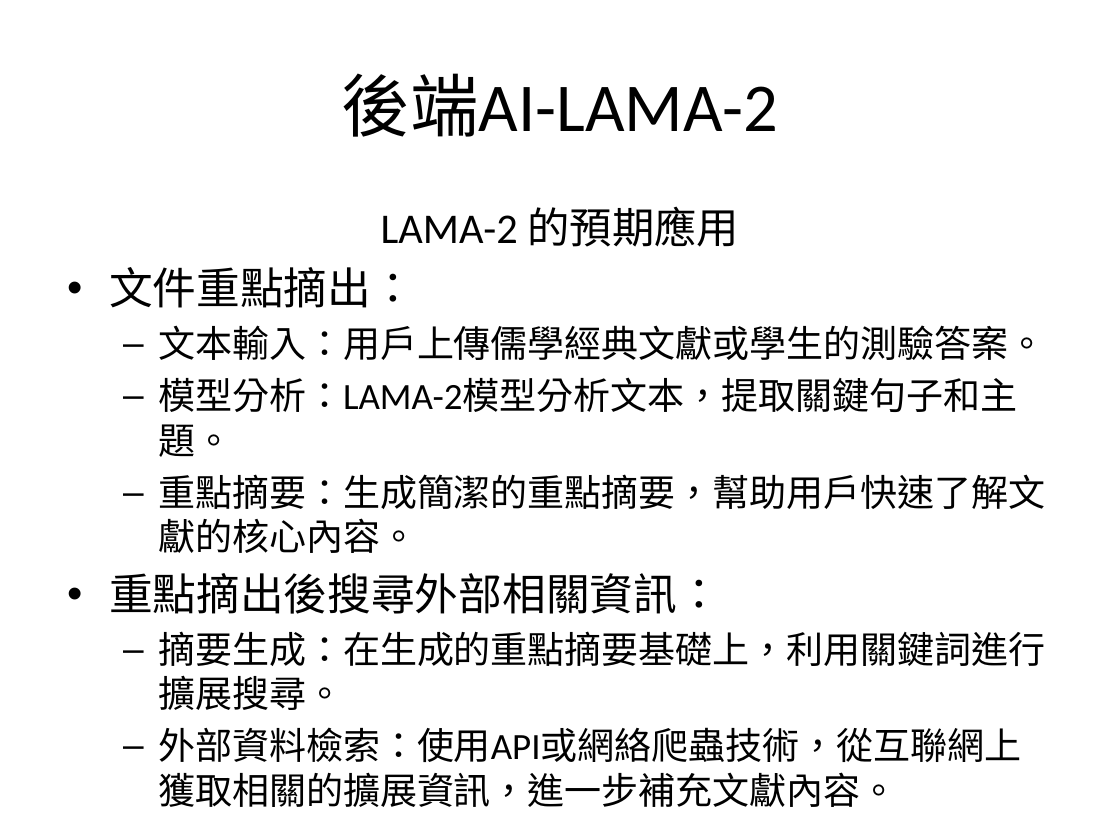
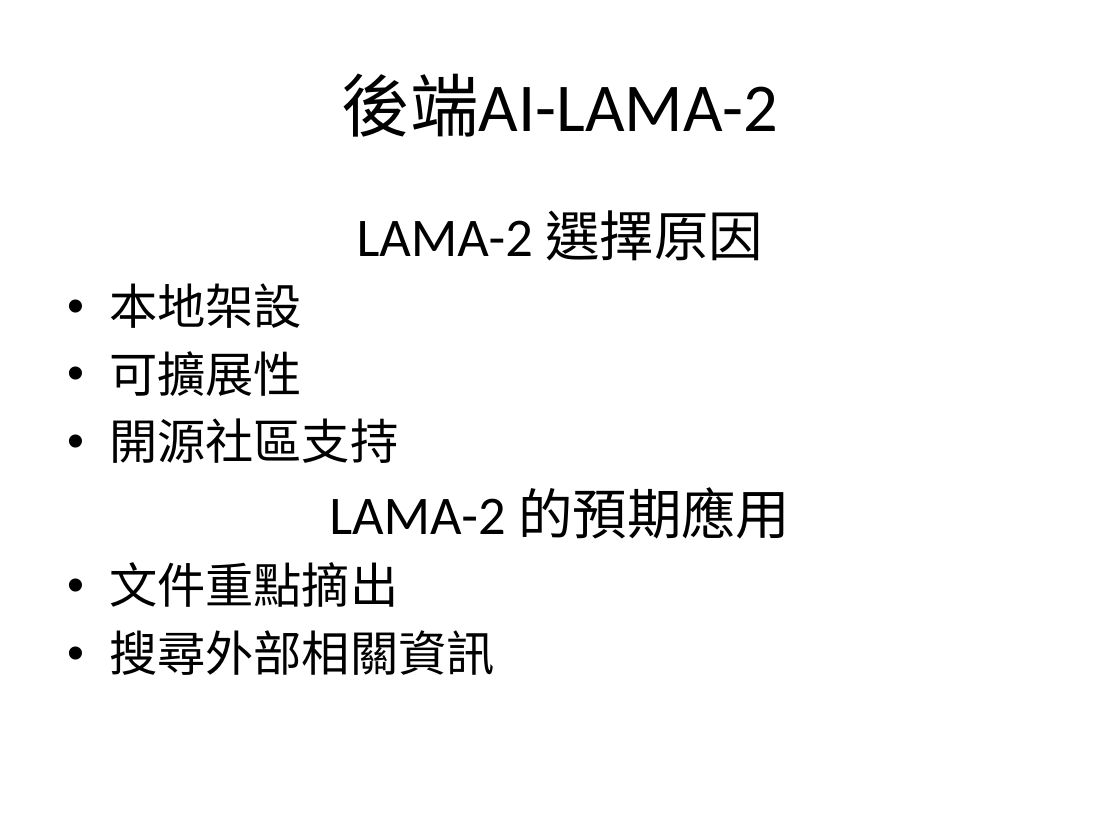
Before and after one commit to Liaoesn/NTUB-ESN-Frontend, a slide deck: slide 6 of document/第一次專題PPT-林東建.pptx (slide 7 before the commit). Drawn at 1120x840 pixels with LibreOffice and Linux fonts; fonts in the diff are those of the drawing. Boxes give left, top, right and bottom in pixels: in the first picture for what was removed or moved away, otherwise in the second. Text is boxed around its words. In the diff, an @@ line names an element or a change of style, - is before the commit and + after.

Commit message:
更新文件

```diff
--- a/document/第一次專題PPT-林東建.pptx
+++ b/document/第一次專題PPT-林東建.pptx
@@ text at (109, 210, 763, 463): paragraphs added @@
+LAMA-2 選擇原因
+• 本地架設
+• 可擴展性
+• 開源社區支持
@@ text at (329, 487, 790, 539): size 27.2 to 35 pt in "LAMA-2 的預期應用"; more space between paragraphs @@
@@ text at (109, 562, 495, 675): text changed; size 23.8 to 31 pt @@
-• 文件重點摘出：
-  – 文本輸入：用戶上傳儒學經典文獻或學生的測驗答案。
-  – 模型分析：LAMA-2模型分析文本，提取關鍵句子和主題。
-  – 重點摘要：生成簡潔的重點摘要，幫助用戶快速了解文獻的核心內容。
-• 重點摘出後搜尋外部相關資訊：
-  – 摘要生成：在生成的重點摘要基礎上，利用關鍵詞進行擴展搜尋。
-  – 外部資料檢索：使用API或網絡爬蟲技術，從互聯網上獲取相關的擴展資訊，進一步補充文獻內容。
+• 文件重點摘出
+• 搜尋外部相關資訊
```
Also in this commit, not shown: 2 slides removed, 1 other file.
